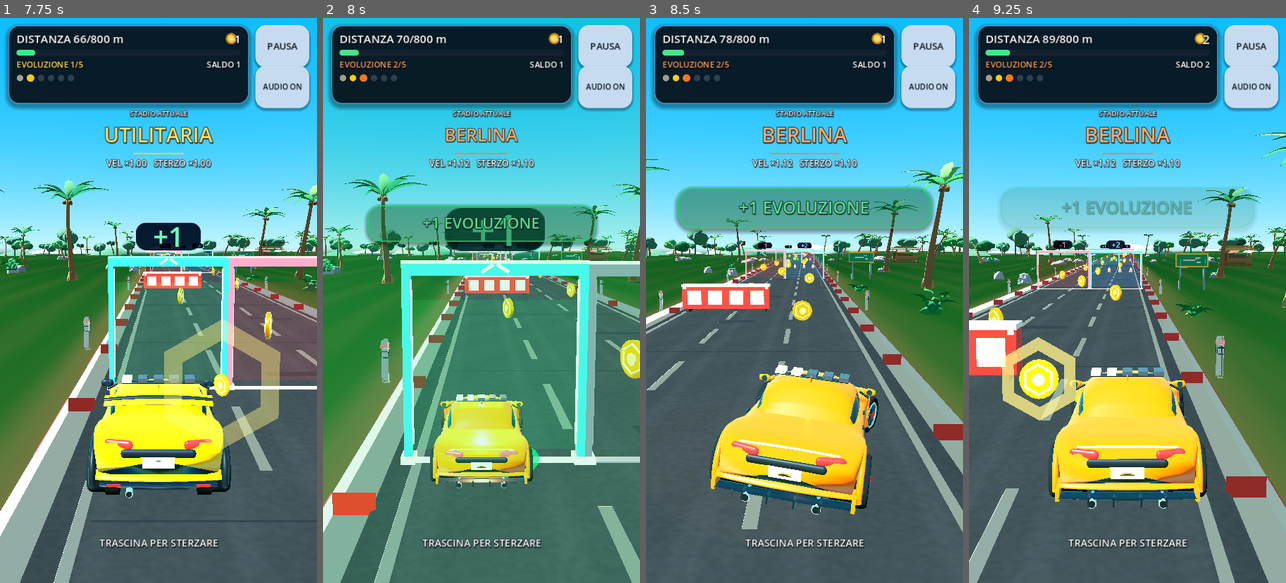
Above: before the commit, frames 1-4 (left to right).
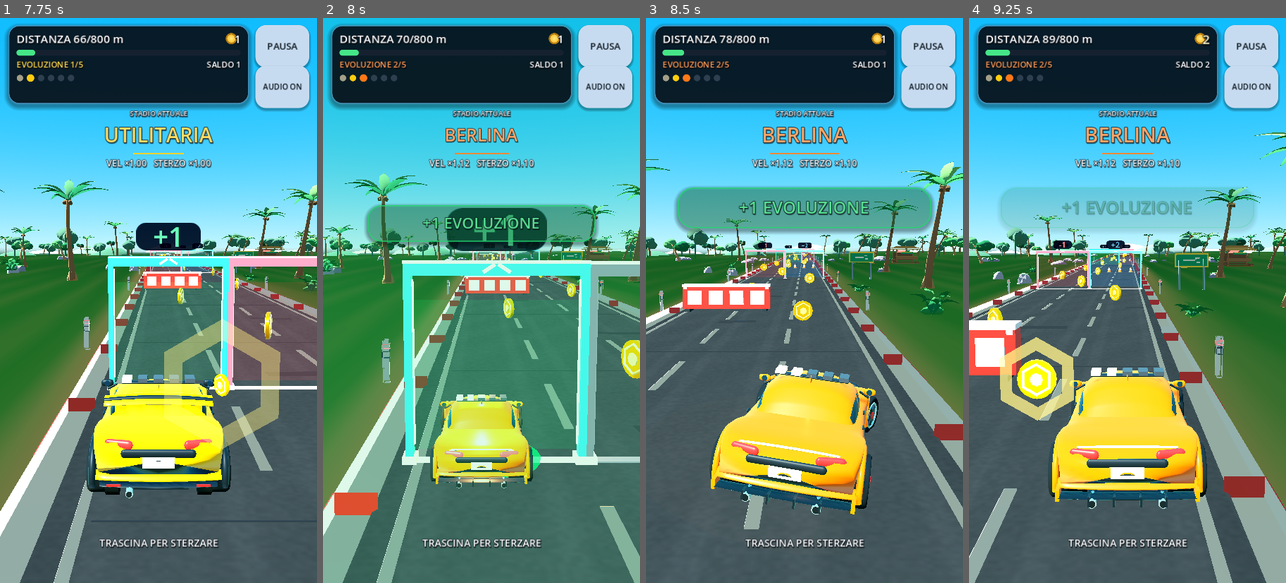
Above: after the commit, the same moments.

Repository: wraixxfn-create/GiocoMobile
Game: Godot game, scene res://scenes/Main.tscn
The game is run twice, just before and just after one commit, with the same random seed, the same clock (stepped at 60 frames per second) and the same inputs.
Inputs (mouse positions are in pixels of both pictures, inside the frame that each line leads up to):
- Up to frame 1 (7.75 s): click "GIOCA" at 0.5 s; click "AUDIO ON" at 1.25 s; tap Enter at 2 s; move the mouse to (228, 272) at 2.02 s; hold Right (ui_right) 2.03-2.75 s; tap 1 at 2.1 s; click (228, 272) at 2.17 s; drag from (95, 328) to (142, 413) at 2.77 s; move the mouse to (190, 176) at 3.52 s; hold Right (ui_right) 3.53-4.25 s; tap 3 at 3.6 s; drag from (142, 413) to (63, 215) at 4.27 s; move the mouse to (253, 385) at 5.02 s; hold Left (ui_left) 5.03-5.75 s; tap 5 at 5.1 s; drag from (63, 215) to (110, 159) at 5.77 s; move the mouse to (174, 300) at 6.52 s; hold Left (ui_left) 6.53-7.25 s; tap R at 6.6 s; click (174, 300) at 6.67 s; drag from (110, 159) to (95, 328) at 7.27 s
- Up to frame 2 (8 s): no input
- Up to frame 3 (8.5 s): move the mouse to (874, 272) at 8.02 s; hold Right (ui_right) from 8.03 s (still down); tap 2 at 8.1 s
- Up to frame 4 (9.25 s): release Right (ui_right) at 8.75 s; drag from (1064, 328) to (1111, 413) at 8.77 s

Frame 1 is identical in both runs. In frame 2, 3.3% of the frame differs, in the area x 0-100%, y 27-100%; in frame 3, 1.3%; in frame 4, 2.4%.

Commit message:
fix(vehicle): calibrate differential footprint modifiers, vertex AABB check, and gate/obstacle suite sync
Co-authored-by: arena-agent <297053741+arena-agent@users.noreply.github.com>

Diff:
--- a/scripts/player/CarController.gd
+++ b/scripts/player/CarController.gd
@@ -117,9 +117,9 @@
 ## Il livello di evoluzione è gestito da GameManager: qui si aggiornano
 ## l'aspetto dell'auto e le statistiche dello stadio.
 func _on_evolution_changed(level: int, _delta: int, profile: CarEvolutionProfile = null) -> void:
-	_apply_evolution_stats(profile)
 	if _director != null:
 		_director.apply_level(level, true)
+	_apply_evolution_stats(profile)
 
 
 ## Applica le statistiche dello stadio. La velocità viene ricalcolata dalla
--- a/scripts/vehicle/CarStatsAggregator.gd
+++ b/scripts/vehicle/CarStatsAggregator.gd
@@ -1,37 +1,33 @@
 class_name CarStatsAggregator
 extends RefCounted
-## Aggregatore puro delle statistiche di gameplay e degli ingombri fisici.
+## Aggregatore puro dei modificatori di gameplay e degli ingombri fisici.
 ##
-## Combina il profilo base della carrozzeria con i `CarGameplayModifiers` di
-## tutti i componenti attualmente montati, mantenendo sempre l'invariante di
-## percorribilità dei varchi minimi della pista (`OBSTACLE_GAP_MIN`).
+## Combina i valori base dello stadio (`CarEvolutionProfile`) con i delta dei
+## componenti equipaggiati (`Slot -> CarPartDefinition`). Per gli ingombri
+## fisici (`half_width`, `half_length`), il profilo dello stadio descrive già
+## l'ingombro del suo assetto predefinito: eventuali parti custom applicano il
+## delta differenziale rispetto al componente base dello stadio, rispettando
+## sempre il vincolo di giocabilità nei corridoi minimi (`OBSTACLE_GAP_MIN`).
 
-## Margine minimo garantito rispetto al varco più stretto degli ostacoli (m).
-const FAIRNESS_GAP_CLEARANCE: float = 0.26
+const FAIRNESS_GAP_CLEARANCE: float = 0.25
 
 
 static func compute(
 	profile: CarEvolutionProfile,
 	equipped_parts: Dictionary,
 ) -> Dictionary:
-	var fallback := profile if profile != null else CarEvolutionCatalog.profile_for(1)
-	if equipped_parts.is_empty():
-		return {
-			"speed_multiplier": fallback.speed_multiplier,
-			"handling_multiplier": fallback.handling_multiplier,
-			"wheel_radius": fallback.wheel_radius,
-			"wheel_width_scale": 1.0,
-			"half_width": fallback.half_width,
-			"half_length": fallback.half_length,
-		}
+	var base_width := profile.half_width if profile != null else GameConfig.CAR_HALF_WIDTH
+	var base_length := profile.half_length if profile != null else GameConfig.CAR_HALF_LENGTH
+	var base_wheel_r := profile.wheel_radius if profile != null else 0.30
+	var stage_defaults := (
+		CarPartRegistry.loadout_for_stage(profile.level) if profile != null else null
+	)
 
-	var speed_sum := 1.0
-	var handling_sum := 1.0
+	var speed_sum := 0.0
+	var handling_sum := 0.0
 	var width_delta := 0.0
-	var front_overhang := 0.0
-	var rear_overhang := 0.0
-	var radius_scale := 1.0
-	var tire_width_scale := 1.0
+	var length_delta := 0.0
+	var wheel_r_scale := 1.0
 
 	for slot in equipped_parts.keys():
 		var part := equipped_parts[slot] as CarPartDefinition
@@ -40,43 +36,45 @@
 		var mod := part.resolved_modifiers()
 		speed_sum += mod.speed_bonus
 		handling_sum += mod.handling_bonus
-		width_delta += mod.half_width_delta
-		front_overhang = maxf(front_overhang, mod.front_overhang_delta)
-		rear_overhang = maxf(rear_overhang, mod.rear_overhang_delta)
 		if int(slot) == CarPartSlot.Type.WHEELS:
-			radius_scale = mod.wheel_radius_scale
-			tire_width_scale = mod.wheel_width_scale
+			wheel_r_scale *= mod.wheel_radius_scale
+		var base_hw_mod := 0.0
+		var base_hl_mod := 0.0
+		if stage_defaults != null:
+			var def_part := stage_defaults.get_part(int(slot))
+			if def_part != null:
+				var dmod := def_part.resolved_modifiers()
+				base_hw_mod = dmod.half_width_delta
+				base_hl_mod = 0.5 * (dmod.front_overhang_delta + dmod.rear_overhang_delta)
+		var part_hl_mod := 0.5 * (mod.front_overhang_delta + mod.rear_overhang_delta)
+		width_delta += mod.half_width_delta - base_hw_mod
+		length_delta += part_hl_mod - base_hl_mod
 
-	var raw_half_w := maxf(fallback.half_width + width_delta, 0.55)
-	var raw_half_l := maxf(
-		fallback.half_length + 0.5 * (front_overhang + rear_overhang),
-		0.95,
-	)
-
-	# Garantisce che anche un assetto ultra-largo resti fisicamente passabile
-	# nei varchi minimi della carreggiata senza alterare la fairness del gioco.
-	var max_half_span := (GameConfig.OBSTACLE_GAP_MIN - FAIRNESS_GAP_CLEARANCE) * 0.5
-	var cos_yaw := cos(GameConfig.CAR_MAX_STEER_YAW)
-	var sin_yaw := sin(GameConfig.CAR_MAX_STEER_YAW)
-	var current_span := raw_half_w * cos_yaw + raw_half_l * sin_yaw
-	if current_span > max_half_span and current_span > 0.0001:
-		var ratio := max_half_span / current_span
-		raw_half_w *= ratio
-		raw_half_l *= ratio
+	var speed_mult := maxf(1.0 + speed_sum, 0.45)
+	var handling_mult := maxf(1.0 + handling_sum, 0.45)
+	var raw_length := clampf(base_length + length_delta, 1.05, 2.34)
+	var yaw := GameConfig.CAR_MAX_STEER_YAW
+	var max_safe_lat := (GameConfig.OBSTACLE_GAP_MIN - FAIRNESS_GAP_CLEARANCE) * 0.5
+	var max_fair_half_w := (max_safe_lat - raw_length * sin(yaw)) / maxf(cos(yaw), 0.2)
+	var eff_half_w := clampf(base_width + width_delta, 0.65, max_fair_half_w)
+	var eff_wheel_r := clampf(base_wheel_r * wheel_r_scale, 0.20, 0.48)
 
 	return {
-		"speed_multiplier": clampf(speed_sum, 0.25, 3.0),
-		"handling_multiplier": clampf(handling_sum, 0.25, 3.0),
-		"wheel_radius": maxf(fallback.wheel_radius * radius_scale, 0.12),
-		"wheel_width_scale": clampf(tire_width_scale, 0.75, 1.40),
-		"half_width": raw_half_w,
-		"half_length": raw_half_l,
+		"speed_multiplier": speed_mult,
+		"handling_multiplier": handling_mult,
+		"half_width": eff_half_w,
+		"half_length": raw_length,
+		"wheel_radius": eff_wheel_r,
 	}
 
 
 static func lateral_half_extent(half_width: float, half_length: float, yaw: float) -> float:
-	return half_width * cos(absf(yaw)) + half_length * sin(absf(yaw))
+	var c := absf(cos(yaw))
+	var s := absf(sin(yaw))
+	return half_width * c + half_length * s
 
 
 static func longitudinal_half_extent(half_width: float, half_length: float, yaw: float) -> float:
-	return half_width * sin(absf(yaw)) + half_length * cos(absf(yaw))
+	var c := absf(cos(yaw))
+	var s := absf(sin(yaw))
+	return half_width * s + half_length * c
--- a/tests/CarCustomizationTests.gd
+++ b/tests/CarCustomizationTests.gd
@@ -305,9 +305,19 @@
 	# Verifiche di compatibilità fisica e requisito di livello.
 	director.apply_level(1, false)
 	var mid_on_front := car.equip_part_by_id(&"engine_mid_hyper_v12")
+	var tag_probe := CarPartDefinition.new()
+	tag_probe.id = &"test_mid_bay_probe"
+	tag_probe.display_name = "Sonda Vano Centrale"
+	tag_probe.slot = CarPartSlot.Type.ENGINE
+	var tag_compat := CarPartCompatibility.new()
+	tag_compat.required_mount_tags = PackedStringArray(["mid_bay"])
+	tag_probe.compatibility = tag_compat
+	var missing_tag_res := car.equip_part(tag_probe)
 	runner._check(
 		not bool(mid_on_front["ok"])
-		and int(mid_on_front["reason"]) == CarCompatibilityValidator.Reason.MISSING_MOUNT_TAG
+		and int(mid_on_front["reason"]) == CarCompatibilityValidator.Reason.INCOMPATIBLE_SILHOUETTE
+		and not bool(missing_tag_res["ok"])
+		and int(missing_tag_res["reason"]) == CarCompatibilityValidator.Reason.MISSING_MOUNT_TAG
 		and car.get_equipped_part_id(CarPartSlot.Type.ENGINE) == &"engine_hood_aspirated",
 		"motore centrale incompatibile rifiutato su scocca a motore anteriore senza corrompere lo slot",
 	)
@@ -450,7 +460,11 @@
 	# Ripristino completo allo stato standard per i test successivi della suite.
 	director.clear_custom_parts(true)
 	CarPartRegistry.reload()
-	director.apply_level(GameConfig.EVOLUTION_START_LEVEL, false)
+	runner._force_evolution(GameConfig.EVOLUTION_START_LEVEL)
+	car.reset_for_new_run()
+	runner._park_gates_ahead(GameConfig.GATE_FIRST_ROW_DISTANCE)
+	var obs_mgr := runner.get("_obstacle_manager") as ObstacleManager
+	obs_mgr._sync_rows()
 	await runner._physics_frames(2)
 
 
@@ -521,21 +535,28 @@
 static func _subtree_aabb_in_space(target: Node3D, space_root: Node3D) -> AABB:
 	var meshes: Array = []
 	_collect_mesh_instances(target, meshes)
-	var has_box := false
-	var merged := AABB()
+	var has_point := false
+	var min_pt := Vector3.ZERO
+	var max_pt := Vector3.ZERO
 	var inv_root := space_root.global_transform.affine_inverse()
 	for item in meshes:
 		var mi := item as MeshInstance3D
 		if mi == null or mi.mesh == null or not mi.visible:
 			continue
 		var rel_xform := inv_root * mi.global_transform
-		var box := rel_xform * mi.get_aabb()
-		if not has_box:
-			merged = box
-			has_box = true
-		else:
-			merged = merged.merge(box)
-	return merged
+		var faces := mi.mesh.get_faces()
+		for v in faces:
+			var pt := rel_xform * v
+			if not has_point:
+				min_pt = pt
+				max_pt = pt
+				has_point = true
+			else:
+				min_pt = min_pt.min(pt)
+				max_pt = max_pt.max(pt)
+	if not has_point:
+		return AABB()
+	return AABB(min_pt, max_pt - min_pt)
 
 
 static func _collect_mesh_instances(node: Node, out: Array) -> void:
--- a/tests/TestRunner.gd
+++ b/tests/TestRunner.gd
@@ -488,6 +488,9 @@
 	_force_evolution(1)
 	var director := _director()
 	var stage_before := director.get_stage_root() if director != null else null
+	var body_before := (
+		director.get_slot_visual(CarPartSlot.Type.BODY) if director != null else null
+	)
 	var found := _find_row_with_gate(true)
 	_check(not found.is_empty(), "esiste una fila con cancello positivo davanti all'auto")
 	if found.is_empty():
@@ -535,7 +538,9 @@
 			% director.current_level,
 		)
 		_check(
-			director.get_stage_root() != stage_before and is_instance_valid(director.get_stage_root()),
+			director.get_stage_root() == stage_before
+			and director.get_slot_visual(CarPartSlot.Type.BODY) != body_before
+			and is_instance_valid(director.get_slot_visual(CarPartSlot.Type.BODY)),
 			"il cancello positivo sostituisce il modello dell'auto",
 		)
 		_check(
@@ -549,6 +554,9 @@
 	_force_evolution(3)
 	var director := _director()
 	var stage_before := director.get_stage_root() if director != null else null
+	var body_before := (
+		director.get_slot_visual(CarPartSlot.Type.BODY) if director != null else null
+	)
 	var found := _find_row_with_gate(false)
 	_check(not found.is_empty(), "esiste una fila con cancello negativo davanti all'auto")
 	if found.is_empty():
@@ -574,7 +582,9 @@
 			% director.current_level,
 		)
 		_check(
-			director.get_stage_root() != stage_before and is_instance_valid(director.get_stage_root()),
+			director.get_stage_root() == stage_before
+			and director.get_slot_visual(CarPartSlot.Type.BODY) != body_before
+			and is_instance_valid(director.get_slot_visual(CarPartSlot.Type.BODY)),
 			"il cancello negativo sostituisce il modello dell'auto",
 		)
 	await _recycle_passed_row(row)
